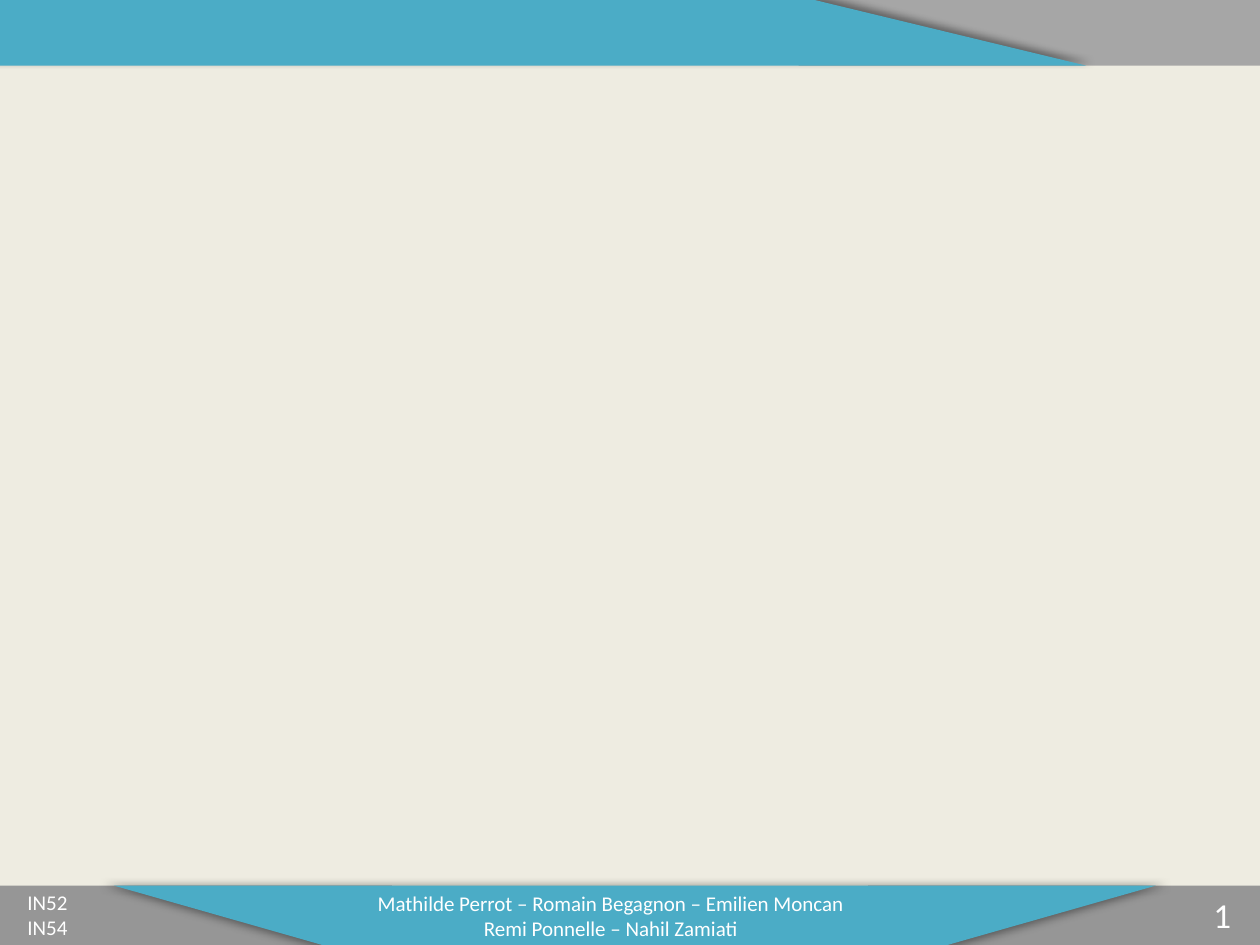
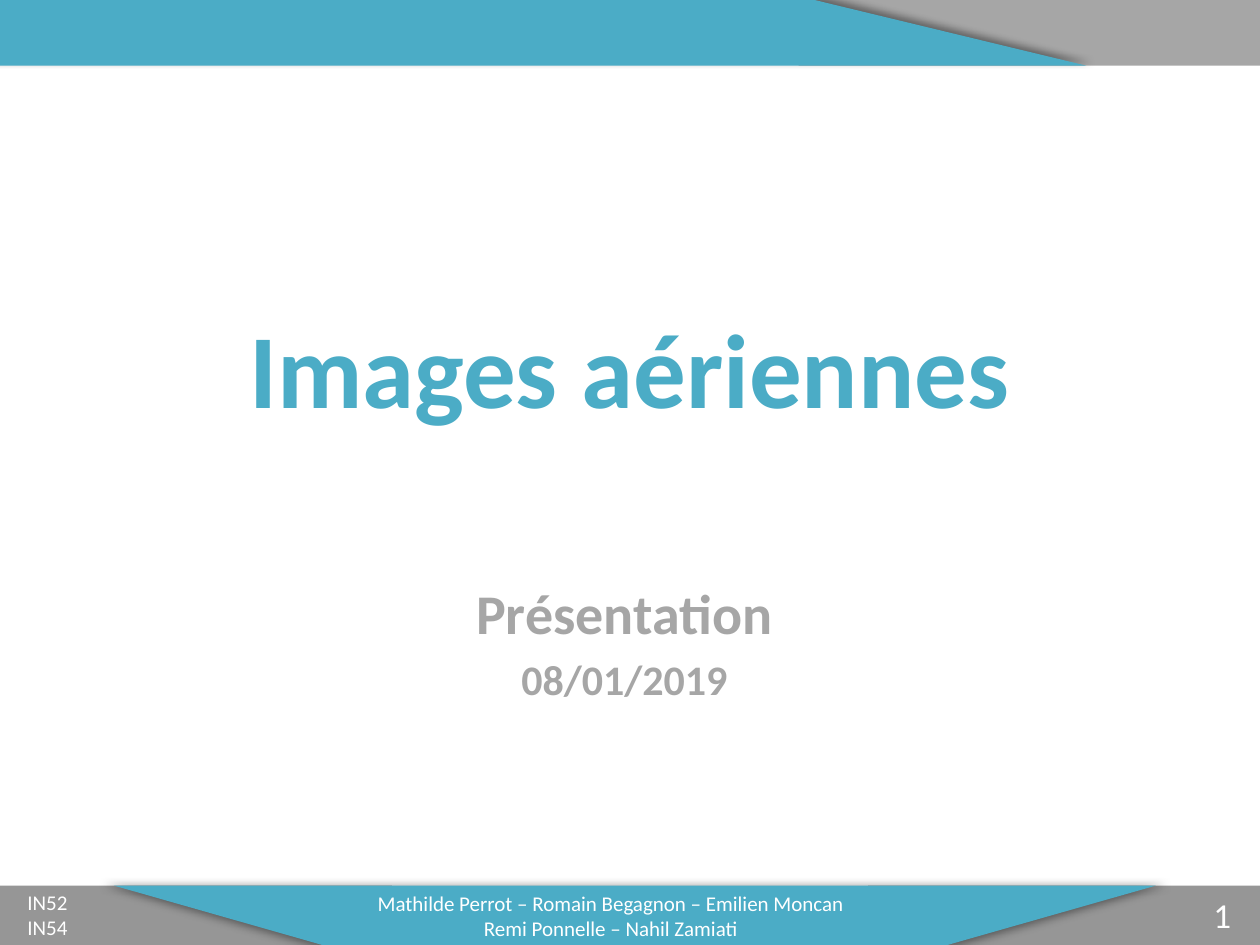
Before and after one commit to mathper/IN, a slide deck: slide 1 of Soutenance.pptx. Drawn at 1260x945 pixels with LibreOffice and Linux fonts; fonts in the diff are those of the drawing; background and template pictures are left out. Boxes give left, top, right and bottom in pixels: in the first picture for what was removed or moved away, otherwise in the second. Text is boxed around its words. In the diff, an @@ line names an element or a change of style, - is before the commit and + after.

```diff
--- a/Soutenance.pptx
+++ b/Soutenance.pptx
@@ background #EEECE1 to #FFFFFF @@
@@ title added at [249,334,1010,426], 60 pt, text #4BACC6, bold @@
+Images aériennes
@@ subtitle added at [476,595,772,697], 32 pt, text #A6A6A6, bold @@
+Présentation
+08/01/2019
```
Also in this commit, not shown: 1 other slide changed, 8 slides added.
